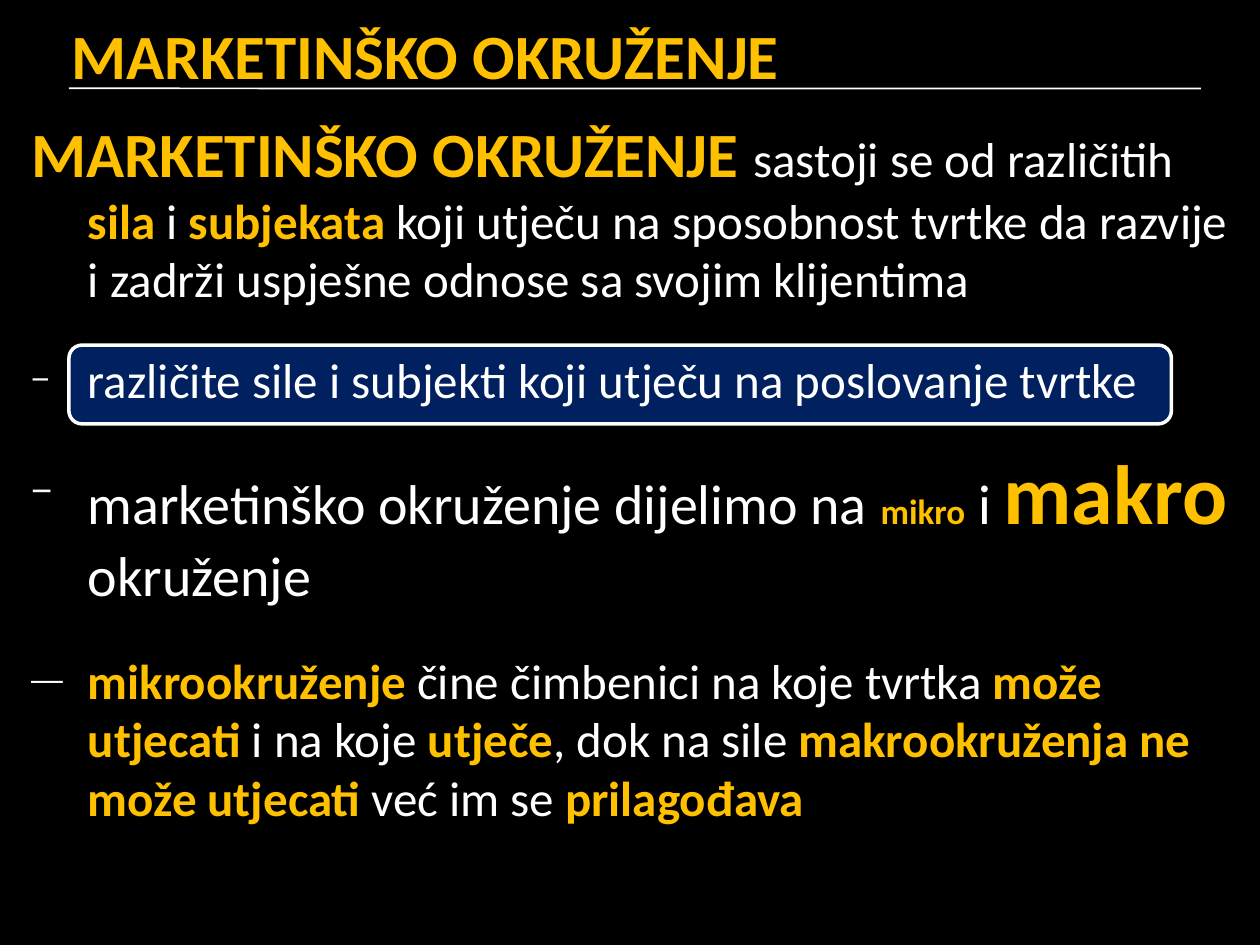
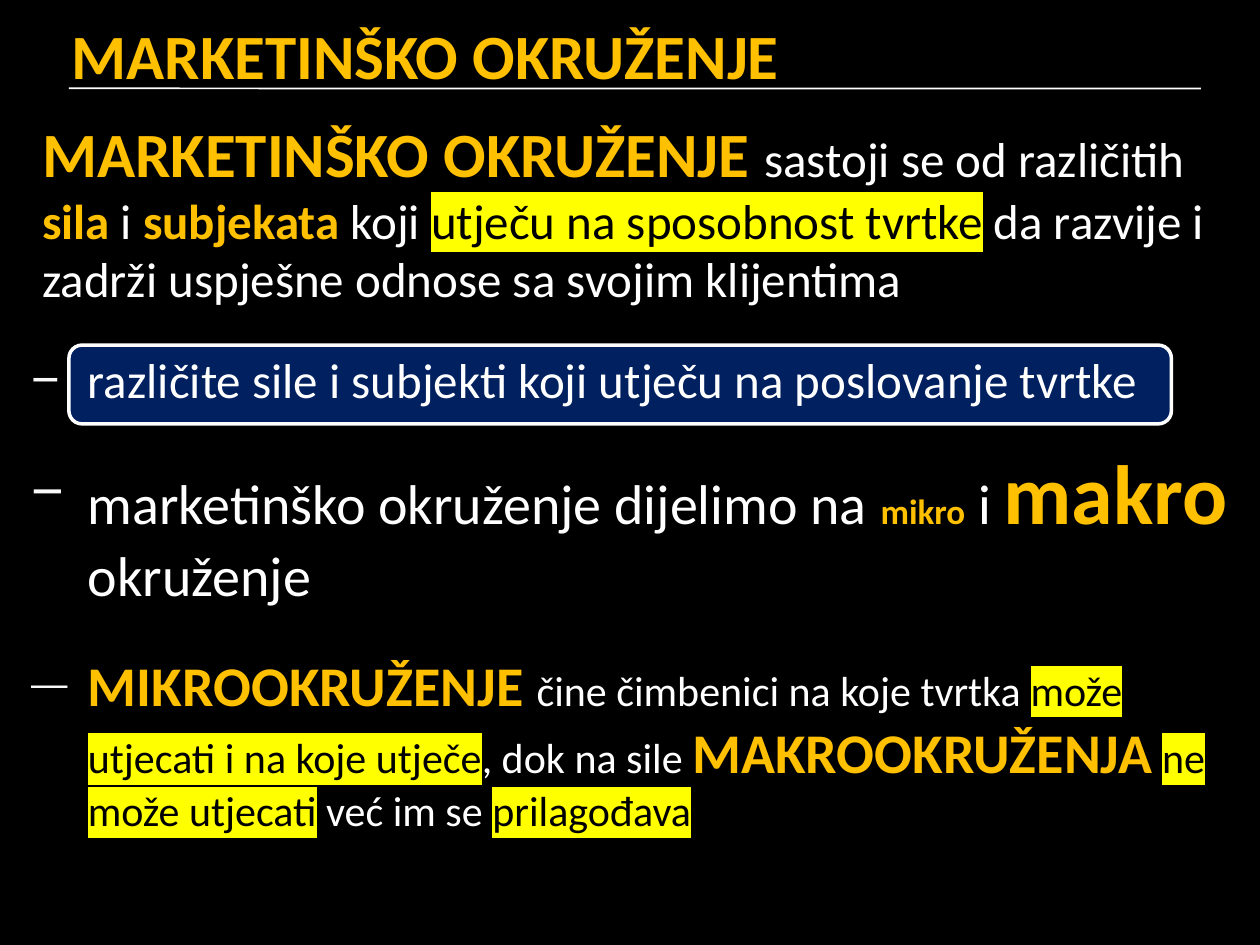
Before and after one commit to cornx/print, a slide deck: slide 2 of data/marketing/prezentacije/002_marketinsko_okruzenje.pptx. Drawn at 1260x945 pixels with LibreOffice and Linux fonts; fonts in the diff are those of the drawing. Boxes give left, top, right and bottom in pixels: in the first picture for what was removed or moved away, otherwise in the second. Text is boxed around its words. In the diff, an @@ line names an element or a change of style, - is before the commit and + after.

```diff
--- a/data/marketing/prezentacije/002_marketinsko_okruzenje.pptx
+++ b/data/marketing/prezentacije/002_marketinsko_okruzenje.pptx
@@ text at (42,125,1228,606): text colour #FFFFFF to #000000, highlight none to #FFFF00 in "utječu na sposobnost tvrtke"; indent changed @@
@@ text at (88,660,1205,834): text changed; size 28 to 24 pt; text colour #FFC000 to #000000; bold off @@
-— mikrookruženje čine čimbenici na koje tvrtka može utjecati i na koje utječe, dok na sile makrookruženja ne može utjecati već im se prilagođava
+— MIKROOKRUŽENJE čine čimbenici na koje tvrtka može utjecati i na koje utječe, dok na sile MAKROOKRUŽENJA ne može utjecati već im se prilagođava
```
Also in this commit, not shown: 5 other slides changed.
